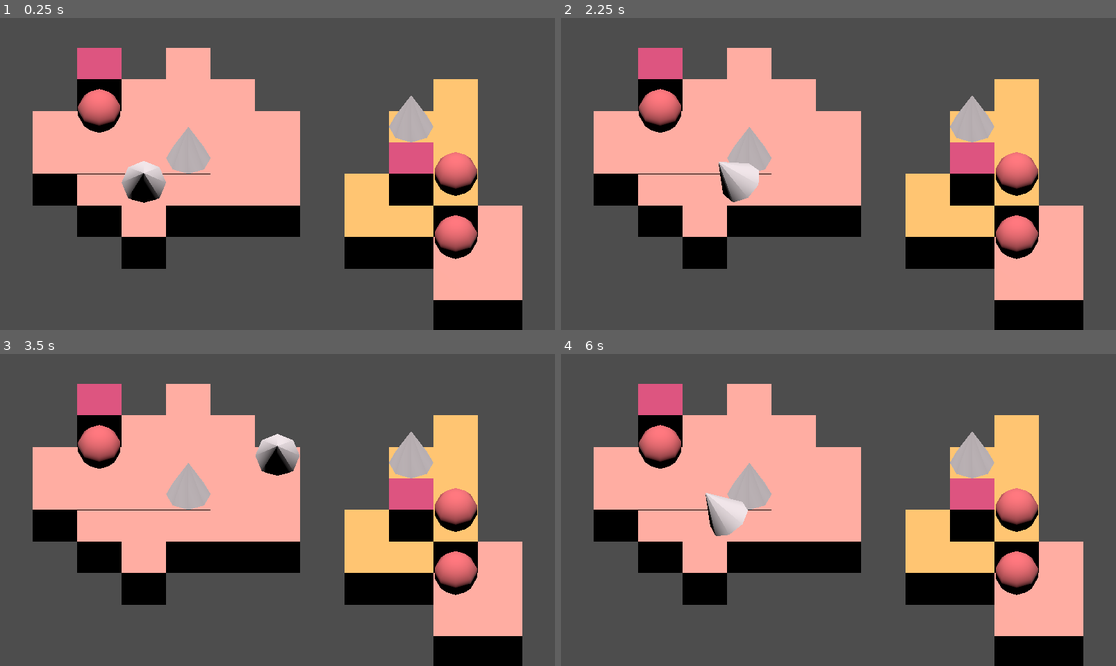
Above: before the commit, frames 1-4 (two rows, left to right).
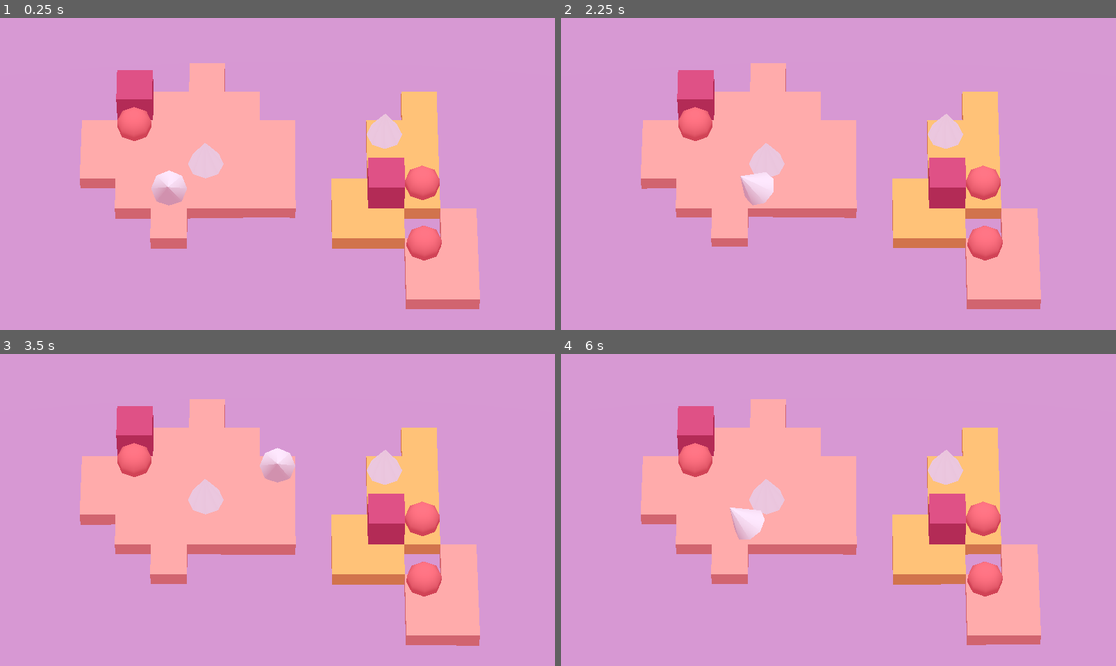
Above: after the commit, the same moments.

Repository: raggy/PuzzleKit
Game: Godot game, scene res://examples/hermits_new_home/hermits_new_home.tscn
Two runs of this game, one before a commit and one after it. Both use one fixed random seed, a clock stepped at 60 frames per second and the inputs below.
Inputs:
- Up to frame 1 (0.25 s): no input
- Up to frame 2 (2.25 s): tap Enter at 0.5 s; hold D (right) 0.53-1.28 s; tap X (swap) at 0.6, 2.1 s; hold S (down) 1.28-2.03 s; tap Z (undo) at 1.35 s; tap R (reset) at 2 s; hold D (right) from 2.03 s (still down)
- Up to frame 3 (3.5 s): release D (right) at 2.78 s; hold W (up) from 2.78 s (still down); tap Z (undo) at 2.85 s
- Up to frame 4 (6 s): release W (up) at 3.53 s; hold A (left) 3.53-5.03 s; tap X (swap) at 3.6, 5.1 s; tap Z (undo) at 4.35, 5.85 s; hold S (down) 5.03-5.78 s; tap R (reset) at 5.75 s; hold D (right) from 5.78 s (still down)

The runs differ from the first frame. In frame 1, 87% of the frame differs, in the area x 0-100%, y 0-100%; in frame 2, 87%; in frame 3, 86%; in frame 4, 87%.

Commit message:
More hermit

Diff:
--- a/examples/hermits_new_home/hermits_new_home.tscn
+++ b/examples/hermits_new_home/hermits_new_home.tscn
@@ -1,7 +1,8 @@
-[gd_scene load_steps=14 format=3 uid="uid://ckrr86q1cfgnb"]
+[gd_scene load_steps=18 format=3 uid="uid://ckrr86q1cfgnb"]
 
 [ext_resource type="Script" uid="uid://3cmkdvjjjct1" path="res://examples/hermits_new_home/hermits_new_home.gd" id="1_cm4va"]
 [ext_resource type="Script" uid="uid://bm5ybkqrahvnl" path="res://addons/puzzle_kit/3d/board_3d.gd" id="3_jqp8w"]
+[ext_resource type="Shader" uid="uid://t6up20py48r7" path="res://examples/hermits_new_home/single_color_water_shader.tres" id="4_vfwl3"]
 [ext_resource type="PackedScene" uid="uid://dexd7bsv1caxi" path="res://examples/hermits_new_home/pieces/player.tscn" id="4_x4bk7"]
 [ext_resource type="PackedScene" uid="uid://ql5al82sv5" path="res://examples/hermits_new_home/pieces/grass.tscn" id="5_f1fcd"]
 [ext_resource type="PackedScene" uid="uid://bwu56yn51ochr" path="res://examples/hermits_new_home/pieces/coconut.tscn" id="7_4s0kf"]
@@ -14,28 +15,51 @@
 [ext_resource type="PackedScene" uid="uid://bvrp2f17e18h0" path="res://examples/hermits_new_home/pieces/sand.tscn" id="11_gb1ek"]
 [ext_resource type="PackedScene" uid="uid://nn03uahooxvg" path="res://examples/hermits_new_home/pieces/checkpoint.tscn" id="13_cqb77"]
 
+[sub_resource type="Environment" id="Environment_vfwl3"]
+ambient_light_source = 2
+ambient_light_color = Color(0.82, 0.5986, 0.70561, 0.996078)
+
+[sub_resource type="ShaderMaterial" id="ShaderMaterial_fh7me"]
+render_priority = 0
+shader = ExtResource("4_vfwl3")
+shader_parameter/Color = Color(0.827451, 0.596078, 0.772549, 1)
+
+[sub_resource type="PlaneMesh" id="PlaneMesh_3f6fr"]
+material = SubResource("ShaderMaterial_fh7me")
+size = Vector2(100, 100)
+subdivide_width = 100
+subdivide_depth = 100
+
 [node name="HermitsNewHome" type="Node3D"]
 script = ExtResource("1_cm4va")
 shell = ExtResource("9_qujdy")
 
 [node name="CameraContainer" type="Node3D" parent="."]
-transform = Transform3D(1, 0, 0, 0, 0.707107, 0.707107, 0, -0.707107, 0.707107, 5, 0, 3)
+transform = Transform3D(1, 0, 0, 0, 0.573577, 0.819152, 0, -0.819152, 0.573577, 5, 0, 3)
 
 [node name="Camera3D" type="Camera3D" parent="CameraContainer"]
-transform = Transform3D(1, -3.55271e-15, -8.88178e-15, -1.77636e-15, 1, 0, 1.77636e-15, 0, 1, 0, 0, 10)
-projection = 1
+transform = Transform3D(1, -3.55271e-15, -8.88178e-15, -1.77636e-15, 1, 0, 1.77636e-15, 0, 1, 0, 0, 100)
+fov = 5.0
 size = 7.0
-near = 1.0
-far = 100.0
+near = 10.0
+far = 200.0
 
 [node name="DirectionalLight3D" type="DirectionalLight3D" parent="."]
 transform = Transform3D(1, 0, 0, 0, -4.37114e-08, 1, 0, -1, -4.37114e-08, 0, 4, 0)
+light_color = Color(0.663, 0.834417, 0.85, 1)
+directional_shadow_mode = 0
+
+[node name="WorldEnvironment" type="WorldEnvironment" parent="."]
+environment = SubResource("Environment_vfwl3")
 
 [node name="DirectionalInput" type="Node" parent="."]
 script = ExtResource("10_uayvv")
 alternate_diagonals = false
 auto_repeat_delay = 0.0
 
+[node name="Water" type="MeshInstance3D" parent="."]
+mesh = SubResource("PlaneMesh_3f6fr")
+
 [node name="Board3D" type="Node3D" parent="."]
 script = ExtResource("3_jqp8w")
 
--- a/examples/hermits_new_home/pieces/coconut.tscn
+++ b/examples/hermits_new_home/pieces/coconut.tscn
@@ -2,7 +2,7 @@
 
 [ext_resource type="Script" uid="uid://b7wwdt4l1d20h" path="res://addons/puzzle_kit/3d/piece_3d.gd" id="1_t4aj3"]
 [ext_resource type="Script" uid="uid://ctl6vovilcjom" path="res://addons/puzzle_kit/3d/animation/piece_visual_3d.gd" id="2_1yub5"]
-[ext_resource type="Shader" uid="uid://dvahnt0d6m3rm" path="res://examples/hermits_new_home/hermits_new_shader.tres" id="2_g5njc"]
+[ext_resource type="Shader" uid="uid://dvahnt0d6m3rm" path="res://examples/hermits_new_home/single_color_shader.tres" id="2_g5njc"]
 [ext_resource type="Script" uid="uid://bffkmccphyl60" path="res://addons/puzzle_kit/3d/history/piece_history_3d.gd" id="5_fhqxo"]
 
 [sub_resource type="ShaderMaterial" id="ShaderMaterial_1pou2"]
--- a/examples/hermits_new_home/pieces/grass.tscn
+++ b/examples/hermits_new_home/pieces/grass.tscn
@@ -1,7 +1,7 @@
 [gd_scene load_steps=5 format=3 uid="uid://ql5al82sv5"]
 
 [ext_resource type="Script" uid="uid://b7wwdt4l1d20h" path="res://addons/puzzle_kit/3d/piece_3d.gd" id="1_6l3wu"]
-[ext_resource type="Shader" uid="uid://dvahnt0d6m3rm" path="res://examples/hermits_new_home/hermits_new_shader.tres" id="2_imtr5"]
+[ext_resource type="Shader" uid="uid://dvahnt0d6m3rm" path="res://examples/hermits_new_home/single_color_shader.tres" id="2_imtr5"]
 
 [sub_resource type="ShaderMaterial" id="ShaderMaterial_xxh86"]
 render_priority = 0
--- a/examples/hermits_new_home/pieces/player.tscn
+++ b/examples/hermits_new_home/pieces/player.tscn
@@ -2,7 +2,7 @@
 
 [ext_resource type="Script" uid="uid://b7wwdt4l1d20h" path="res://addons/puzzle_kit/3d/piece_3d.gd" id="1_741vi"]
 [ext_resource type="Script" uid="uid://ctl6vovilcjom" path="res://addons/puzzle_kit/3d/animation/piece_visual_3d.gd" id="2_5uu4q"]
-[ext_resource type="Shader" uid="uid://dvahnt0d6m3rm" path="res://examples/hermits_new_home/hermits_new_shader.tres" id="3_m4p25"]
+[ext_resource type="Shader" uid="uid://dvahnt0d6m3rm" path="res://examples/hermits_new_home/single_color_shader.tres" id="3_m4p25"]
 [ext_resource type="Script" uid="uid://bffkmccphyl60" path="res://addons/puzzle_kit/3d/history/piece_history_3d.gd" id="5_vjfo5"]
 
 [sub_resource type="ShaderMaterial" id="ShaderMaterial_wkydw"]
--- a/examples/hermits_new_home/pieces/rock.tscn
+++ b/examples/hermits_new_home/pieces/rock.tscn
@@ -1,7 +1,7 @@
 [gd_scene load_steps=5 format=3 uid="uid://cwdw622oqd5fl"]
 
 [ext_resource type="Script" uid="uid://b7wwdt4l1d20h" path="res://addons/puzzle_kit/3d/piece_3d.gd" id="1_315ov"]
-[ext_resource type="Shader" uid="uid://dvahnt0d6m3rm" path="res://examples/hermits_new_home/hermits_new_shader.tres" id="2_j6y2x"]
+[ext_resource type="Shader" uid="uid://dvahnt0d6m3rm" path="res://examples/hermits_new_home/single_color_shader.tres" id="2_j6y2x"]
 
 [sub_resource type="ShaderMaterial" id="ShaderMaterial_ovqc1"]
 render_priority = 0
--- a/examples/hermits_new_home/pieces/sand.tscn
+++ b/examples/hermits_new_home/pieces/sand.tscn
@@ -1,7 +1,7 @@
 [gd_scene load_steps=5 format=3 uid="uid://bvrp2f17e18h0"]
 
 [ext_resource type="Script" uid="uid://b7wwdt4l1d20h" path="res://addons/puzzle_kit/3d/piece_3d.gd" id="1_1if0i"]
-[ext_resource type="Shader" uid="uid://dvahnt0d6m3rm" path="res://examples/hermits_new_home/hermits_new_shader.tres" id="2_ho3lp"]
+[ext_resource type="Shader" uid="uid://dvahnt0d6m3rm" path="res://examples/hermits_new_home/single_color_shader.tres" id="2_ho3lp"]
 
 [sub_resource type="ShaderMaterial" id="ShaderMaterial_msb46"]
 render_priority = 0
--- a/examples/hermits_new_home/pieces/shell.tscn
+++ b/examples/hermits_new_home/pieces/shell.tscn
@@ -1,7 +1,7 @@
 [gd_scene load_steps=7 format=3 uid="uid://on00ojmdj40p"]
 
 [ext_resource type="Script" uid="uid://b7wwdt4l1d20h" path="res://addons/puzzle_kit/3d/piece_3d.gd" id="1_uo3uf"]
-[ext_resource type="Shader" uid="uid://dvahnt0d6m3rm" path="res://examples/hermits_new_home/hermits_new_shader.tres" id="2_1827y"]
+[ext_resource type="Shader" uid="uid://dvahnt0d6m3rm" path="res://examples/hermits_new_home/single_color_shader.tres" id="2_1827y"]
 [ext_resource type="Script" uid="uid://ctl6vovilcjom" path="res://addons/puzzle_kit/3d/animation/piece_visual_3d.gd" id="2_k7lvu"]
 [ext_resource type="Script" uid="uid://bffkmccphyl60" path="res://addons/puzzle_kit/3d/history/piece_history_3d.gd" id="5_lj0gw"]
 
--- a/examples/hermits_new_home/hermits_new_shader.tres
+++ b/examples/hermits_new_home/single_color_shader.tres
@@ -22,6 +22,7 @@
 
 }
 "
+graph_offset = Vector2(-476.345, 105.354)
 nodes/fragment/2/node = SubResource("VisualShaderNodeColorParameter_06qdm")
 nodes/fragment/2/position = Vector2(-260, 380)
 nodes/fragment/connections = PackedInt32Array(2, 0, 0, 0)
--- /dev/null
+++ b/examples/hermits_new_home/single_color_water_shader.tres
@@ -0,0 +1,273 @@
+[gd_resource type="VisualShader" load_steps=26 format=3 uid="uid://t6up20py48r7"]
+
+[ext_resource type="Texture2D" uid="uid://cuvsqi5vemg44" path="res://examples/hermits_new_home/water_noise.png" id="1_xihsn"]
+
+[sub_resource type="VisualShaderNodeColorParameter" id="VisualShaderNodeColorParameter_06qdm"]
+parameter_name = "Color"
+
+[sub_resource type="VisualShaderNodeInput" id="VisualShaderNodeInput_7to1i"]
+input_name = "uv"
+
+[sub_resource type="VisualShaderNodeFloatOp" id="VisualShaderNodeFloatOp_vmsek"]
+default_input_values = [0, 0.0, 1, 0.2]
+operator = 2
+
+[sub_resource type="VisualShaderNodeFloatOp" id="VisualShaderNodeFloatOp_uj11y"]
+default_input_values = [0, 0.0, 1, 0.2]
+operator = 2
+
+[sub_resource type="VisualShaderNodeVectorOp" id="VisualShaderNodeVectorOp_inri3"]
+default_input_values = [0, Vector2(0.866, 0.5), 1, Vector2(0, 0)]
+op_type = 0
+operator = 2
+
+[sub_resource type="VisualShaderNodeVectorOp" id="VisualShaderNodeVectorOp_oycx1"]
+default_input_values = [0, Vector2(0, 0), 1, Vector2(0, 0)]
+op_type = 0
+
+[sub_resource type="VisualShaderNodeFloatOp" id="VisualShaderNodeFloatOp_1g03n"]
+default_input_values = [0, 0.0, 1, 0.1]
+operator = 2
+
+[sub_resource type="VisualShaderNodeInput" id="VisualShaderNodeInput_jd73m"]
+input_name = "vertex"
+
+[sub_resource type="VisualShaderNodeTexture" id="VisualShaderNodeTexture_h2s4n"]
+texture = ExtResource("1_xihsn")
+
+[sub_resource type="VisualShaderNodeVectorOp" id="VisualShaderNodeVectorOp_7lpqk"]
+default_input_values = [0, Vector2(0, -1), 1, Vector2(0, 0)]
+op_type = 0
+operator = 2
+
+[sub_resource type="VisualShaderNodeFloatOp" id="VisualShaderNodeFloatOp_6tpaw"]
+default_input_values = [0, 0.0, 1, 0.2]
+operator = 2
+
+[sub_resource type="VisualShaderNodeVectorDecompose" id="VisualShaderNodeVectorDecompose_igt27"]
+
+[sub_resource type="VisualShaderNodeVectorCompose" id="VisualShaderNodeVectorCompose_gjo6b"]
+
+[sub_resource type="VisualShaderNodeVectorOp" id="VisualShaderNodeVectorOp_14avr"]
+
+[sub_resource type="VisualShaderNodeVectorOp" id="VisualShaderNodeVectorOp_anv1q"]
+default_input_values = [0, Vector3(0, 0, 0), 1, Vector3(-0.5, -0.5, -0.5)]
+
+[sub_resource type="VisualShaderNodeVectorOp" id="VisualShaderNodeVectorOp_qvvcp"]
+default_input_values = [0, Vector3(0, 0, 0), 1, Vector3(-0.5, -0.5, -0.5)]
+
+[sub_resource type="VisualShaderNodeVectorOp" id="VisualShaderNodeVectorOp_uj11y"]
+default_input_values = [0, Vector2(0, 0), 1, Vector2(0, 0)]
+op_type = 0
+
+[sub_resource type="VisualShaderNodeVectorOp" id="VisualShaderNodeVectorOp_1g03n"]
+default_input_values = [0, Vector2(0, 0), 1, Vector2(1.5, 1.5)]
+op_type = 0
+operator = 2
+
+[sub_resource type="VisualShaderNodeVectorOp" id="VisualShaderNodeVectorOp_jd73m"]
+default_input_values = [0, Vector2(0, 0), 1, Vector2(4, 4)]
+op_type = 0
+operator = 2
+
+[sub_resource type="VisualShaderNodeVectorOp" id="VisualShaderNodeVectorOp_j1qen"]
+
+[sub_resource type="VisualShaderNodeInput" id="VisualShaderNodeInput_6frgp"]
+input_name = "time"
+
+[sub_resource type="VisualShaderNodeTexture" id="VisualShaderNodeTexture_wtu8s"]
+texture = ExtResource("1_xihsn")
+
+[sub_resource type="VisualShaderNodeVectorDecompose" id="VisualShaderNodeVectorDecompose_ygev8"]
+
+[sub_resource type="VisualShaderNodeVectorCompose" id="VisualShaderNodeVectorCompose_hy6c1"]
+
+[resource]
+code = "shader_type spatial;
+render_mode blend_mix, depth_draw_opaque, cull_back, diffuse_lambert, specular_schlick_ggx;
+
+uniform sampler2D tex_vtx_20;
+uniform sampler2D tex_vtx_6;
+uniform vec4 Color : source_color;
+
+
+
+void vertex() {
+// Input:5
+	float n_out5p0 = TIME;
+
+
+// FloatOp:19
+	float n_in19p1 = 0.10000;
+	float n_out19p0 = n_out5p0 * n_in19p1;
+
+
+// VectorOp:21
+	vec2 n_in21p0 = vec2(0.00000, -1.00000);
+	vec2 n_out21p0 = n_in21p0 * vec2(n_out19p0);
+
+
+// Input:11
+	vec2 n_out11p0 = UV;
+
+
+// VectorOp:29
+	vec2 n_in29p1 = vec2(1.50000, 1.50000);
+	vec2 n_out29p0 = n_out11p0 * n_in29p1;
+
+
+// VectorOp:28
+	vec2 n_out28p0 = n_out21p0 + n_out29p0;
+
+
+// Texture2D:20
+	vec4 n_out20p0 = texture(tex_vtx_20, n_out28p0);
+
+
+// VectorOp:26
+	vec3 n_in26p1 = vec3(-0.50000, -0.50000, -0.50000);
+	vec3 n_out26p0 = vec3(n_out20p0.xyz) + n_in26p1;
+
+
+// FloatOp:22
+	float n_in22p1 = 0.20000;
+	float n_out22p0 = n_out26p0.x * n_in22p1;
+
+
+// VectorDecompose:23
+	float n_out23p0 = vec3(n_out22p0).x;
+	float n_out23p1 = vec3(n_out22p0).y;
+	float n_out23p2 = vec3(n_out22p0).z;
+
+
+// VectorCompose:24
+	float n_in24p0 = 0.00000;
+	float n_in24p2 = 0.00000;
+	vec3 n_out24p0 = vec3(n_in24p0, n_out23p1, n_in24p2);
+
+
+// VectorOp:30
+	vec2 n_in30p1 = vec2(4.00000, 4.00000);
+	vec2 n_out30p0 = n_out11p0 * n_in30p1;
+
+
+// FloatOp:13
+	float n_in13p1 = 0.20000;
+	float n_out13p0 = n_out5p0 * n_in13p1;
+
+
+// VectorOp:16
+	vec2 n_in16p0 = vec2(0.86600, 0.50000);
+	vec2 n_out16p0 = n_in16p0 * vec2(n_out13p0);
+
+
+// VectorOp:17
+	vec2 n_out17p0 = n_out30p0 + n_out16p0;
+
+
+// Texture2D:6
+	vec4 n_out6p0 = texture(tex_vtx_6, n_out17p0);
+
+
+// VectorOp:27
+	vec3 n_in27p1 = vec3(-0.50000, -0.50000, -0.50000);
+	vec3 n_out27p0 = vec3(n_out6p0.xyz) + n_in27p1;
+
+
+// FloatOp:14
+	float n_in14p1 = 0.20000;
+	float n_out14p0 = n_out27p0.x * n_in14p1;
+
+
+// VectorDecompose:7
+	float n_out7p0 = vec3(n_out14p0).x;
+	float n_out7p1 = vec3(n_out14p0).y;
+	float n_out7p2 = vec3(n_out14p0).z;
+
+
+// VectorCompose:8
+	float n_in8p0 = 0.00000;
+	float n_in8p2 = 0.00000;
+	vec3 n_out8p0 = vec3(n_in8p0, n_out7p0, n_in8p2);
+
+
+// Input:2
+	vec3 n_out2p0 = VERTEX;
+
+
+// VectorOp:4
+	vec3 n_out4p0 = n_out8p0 + n_out2p0;
+
+
+// VectorOp:25
+	vec3 n_out25p0 = n_out24p0 + n_out4p0;
+
+
+// Output:0
+	VERTEX = n_out25p0;
+
+
+}
+
+void fragment() {
+// ColorParameter:2
+	vec4 n_out2p0 = Color;
+
+
+// Output:0
+	ALBEDO = vec3(n_out2p0.xyz);
+
+
+}
+"
+graph_offset = Vector2(-1159.27, -300.576)
+nodes/vertex/2/node = SubResource("VisualShaderNodeInput_jd73m")
+nodes/vertex/2/position = Vector2(-480, 440)
+nodes/vertex/4/node = SubResource("VisualShaderNodeVectorOp_j1qen")
+nodes/vertex/4/position = Vector2(-100, 280)
+nodes/vertex/5/node = SubResource("VisualShaderNodeInput_6frgp")
+nodes/vertex/5/position = Vector2(-2740, -100)
+nodes/vertex/6/node = SubResource("VisualShaderNodeTexture_wtu8s")
+nodes/vertex/6/position = Vector2(-1480, -40)
+nodes/vertex/7/node = SubResource("VisualShaderNodeVectorDecompose_ygev8")
+nodes/vertex/7/position = Vector2(-640, 60)
+nodes/vertex/8/node = SubResource("VisualShaderNodeVectorCompose_hy6c1")
+nodes/vertex/8/position = Vector2(-400, 100)
+nodes/vertex/11/node = SubResource("VisualShaderNodeInput_7to1i")
+nodes/vertex/11/position = Vector2(-2380, -20)
+nodes/vertex/13/node = SubResource("VisualShaderNodeFloatOp_vmsek")
+nodes/vertex/13/position = Vector2(-2380, 280)
+nodes/vertex/14/node = SubResource("VisualShaderNodeFloatOp_uj11y")
+nodes/vertex/14/position = Vector2(-920, 80)
+nodes/vertex/16/node = SubResource("VisualShaderNodeVectorOp_inri3")
+nodes/vertex/16/position = Vector2(-2080, 260)
+nodes/vertex/17/node = SubResource("VisualShaderNodeVectorOp_oycx1")
+nodes/vertex/17/position = Vector2(-1740, -40)
+nodes/vertex/19/node = SubResource("VisualShaderNodeFloatOp_1g03n")
+nodes/vertex/19/position = Vector2(-2400, -380)
+nodes/vertex/20/node = SubResource("VisualShaderNodeTexture_h2s4n")
+nodes/vertex/20/position = Vector2(-1480, -400)
+nodes/vertex/21/node = SubResource("VisualShaderNodeVectorOp_7lpqk")
+nodes/vertex/21/position = Vector2(-2100, -420)
+nodes/vertex/22/node = SubResource("VisualShaderNodeFloatOp_6tpaw")
+nodes/vertex/22/position = Vector2(-920, -320)
+nodes/vertex/23/node = SubResource("VisualShaderNodeVectorDecompose_igt27")
+nodes/vertex/23/position = Vector2(-640, -320)
+nodes/vertex/24/node = SubResource("VisualShaderNodeVectorCompose_gjo6b")
+nodes/vertex/24/position = Vector2(-400, -320)
+nodes/vertex/25/node = SubResource("VisualShaderNodeVectorOp_14avr")
+nodes/vertex/25/position = Vector2(120, -40)
+nodes/vertex/26/node = SubResource("VisualShaderNodeVectorOp_anv1q")
+nodes/vertex/26/position = Vector2(-1240, -320)
+nodes/vertex/27/node = SubResource("VisualShaderNodeVectorOp_qvvcp")
+nodes/vertex/27/position = Vector2(-1220, 40)
+nodes/vertex/28/node = SubResource("VisualShaderNodeVectorOp_uj11y")
+nodes/vertex/28/position = Vector2(-1780, -380)
+nodes/vertex/29/node = SubResource("VisualShaderNodeVectorOp_1g03n")
+nodes/vertex/29/position = Vector2(-2040, -200)
+nodes/vertex/30/node = SubResource("VisualShaderNodeVectorOp_jd73m")
+nodes/vertex/30/position = Vector2(-2040, 20)
+nodes/vertex/connections = PackedInt32Array(2, 0, 4, 1, 8, 0, 4, 0, 7, 0, 8, 1, 5, 0, 13, 0, 14, 0, 7, 0, 13, 0, 16, 1, 16, 0, 17, 1, 5, 0, 19, 0, 17, 0, 6, 0, 19, 0, 21, 1, 22, 0, 23, 0, 23, 1, 24, 1, 24, 0, 25, 0, 20, 0, 26, 0, 26, 0, 22, 0, 6, 0, 27, 0, 27, 0, 14, 0, 21, 0, 28, 0, 28, 0, 20, 0, 11, 0, 29, 0, 29, 0, 28, 1, 11, 0, 30, 0, 30, 0, 17, 0, 25, 0, 0, 0, 4, 0, 25, 1)
+nodes/fragment/2/node = SubResource("VisualShaderNodeColorParameter_06qdm")
+nodes/fragment/2/position = Vector2(-260, 380)
+nodes/fragment/connections = PackedInt32Array(2, 0, 0, 0)
Binary file added: examples/hermits_new_home/water_noise.png
Not shown, added: examples/hermits_new_home/water_noise.png.import
